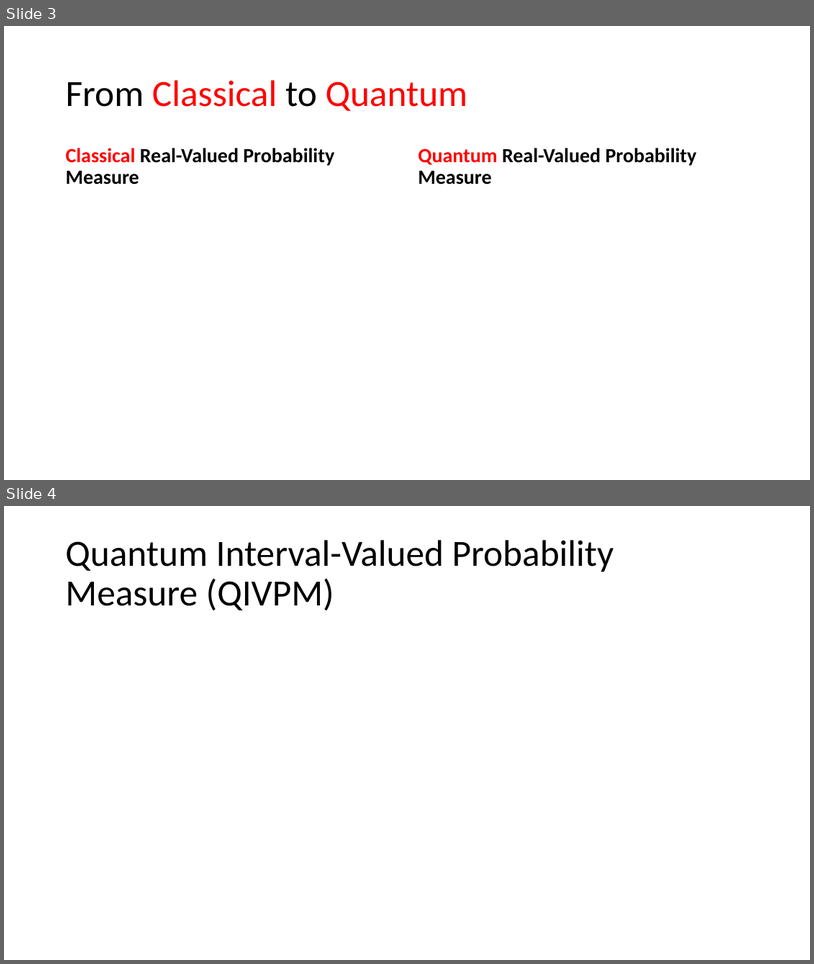
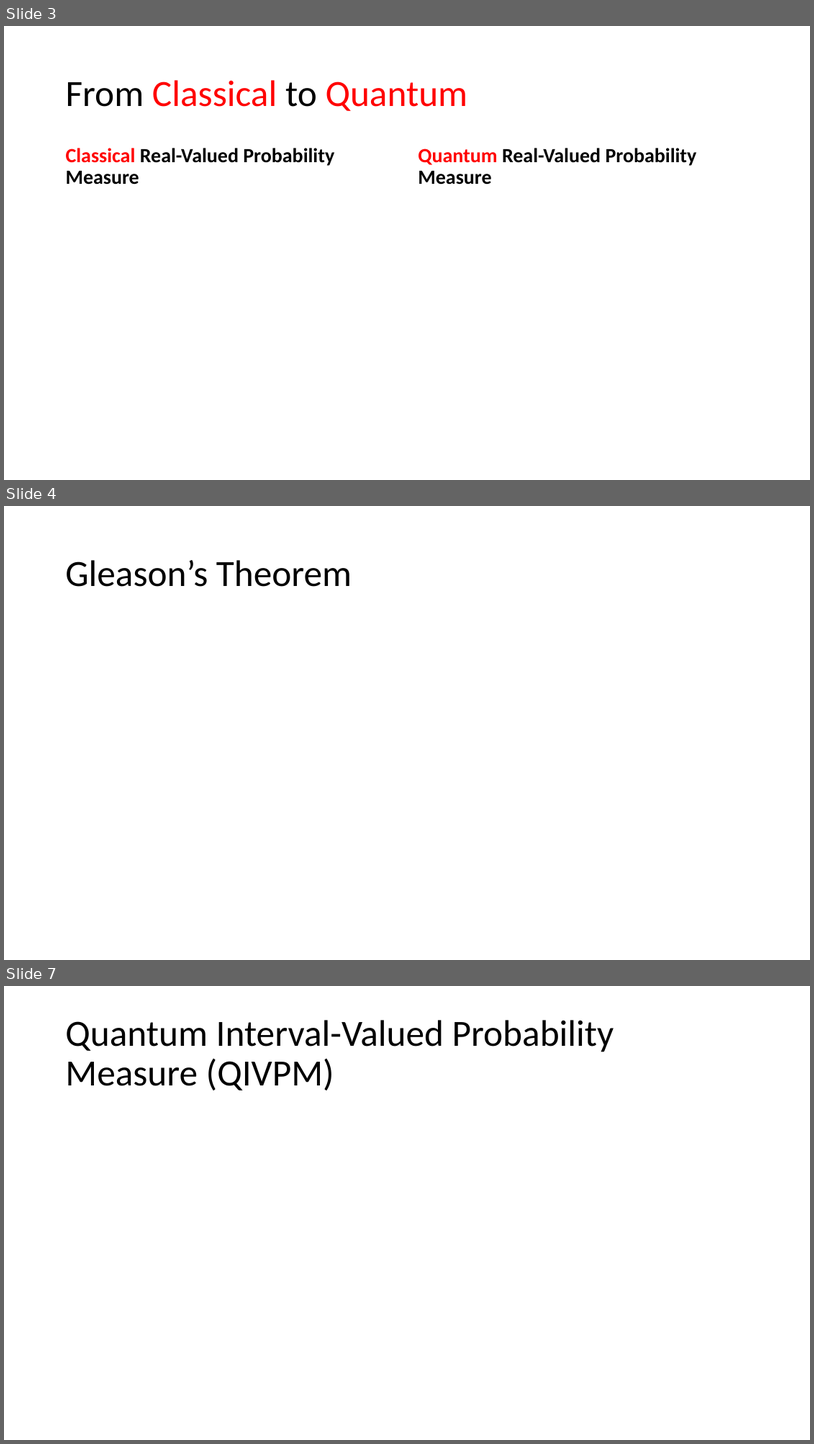
Before and after one commit to yuttai/Contextuality-and-Nonlocality-in-Discrete-Quantum-Theory, a slide deck: prop_letter.pptx. Shown one above the other, each under a label of ours: slides 3 and 4 before the commit, slides 3, 4 and 7 after it; the slides between them are not shown. The pictures are 814x964 and 814x1444 pixels, drawn with LibreOffice and Linux fonts; fonts in the diff are those of the drawing; grey boxes stand for pictures. Boxes give left, top, right and bottom in pixels: in the first picture for what was removed or moved away, otherwise in the second. Text is boxed around its words. In the diff, an @@ line names an element or a change of style, - is before the commit and + after.

```diff
--- a/prop_letter.pptx
+++ b/prop_letter.pptx
@@ slide 4 added at (4,506,810,960), background #FFFFFF @@
@@ title added at (65,560,352,587), 44 pt, text #000000 @@
+Gleason’s Theorem
@@ what was slide 4 is now slide 7 @@
```
Also in this commit, not shown: 1 slide changed, 2 other slides added.
